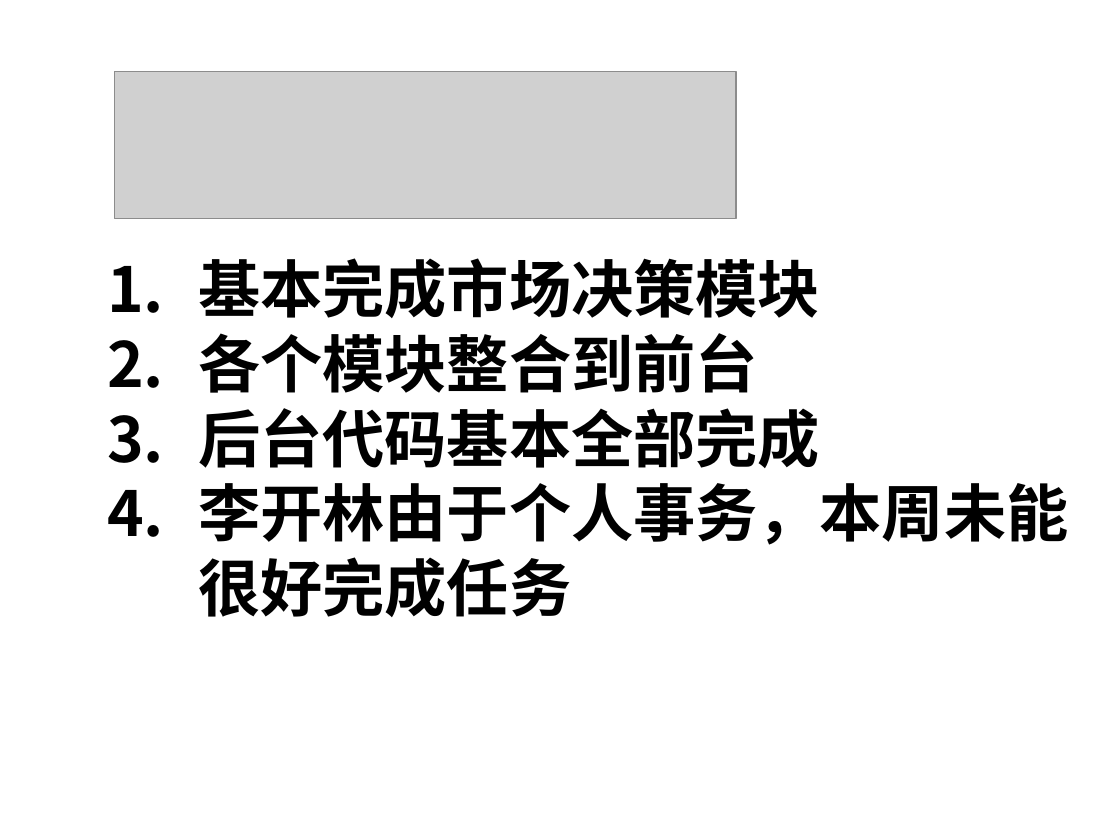
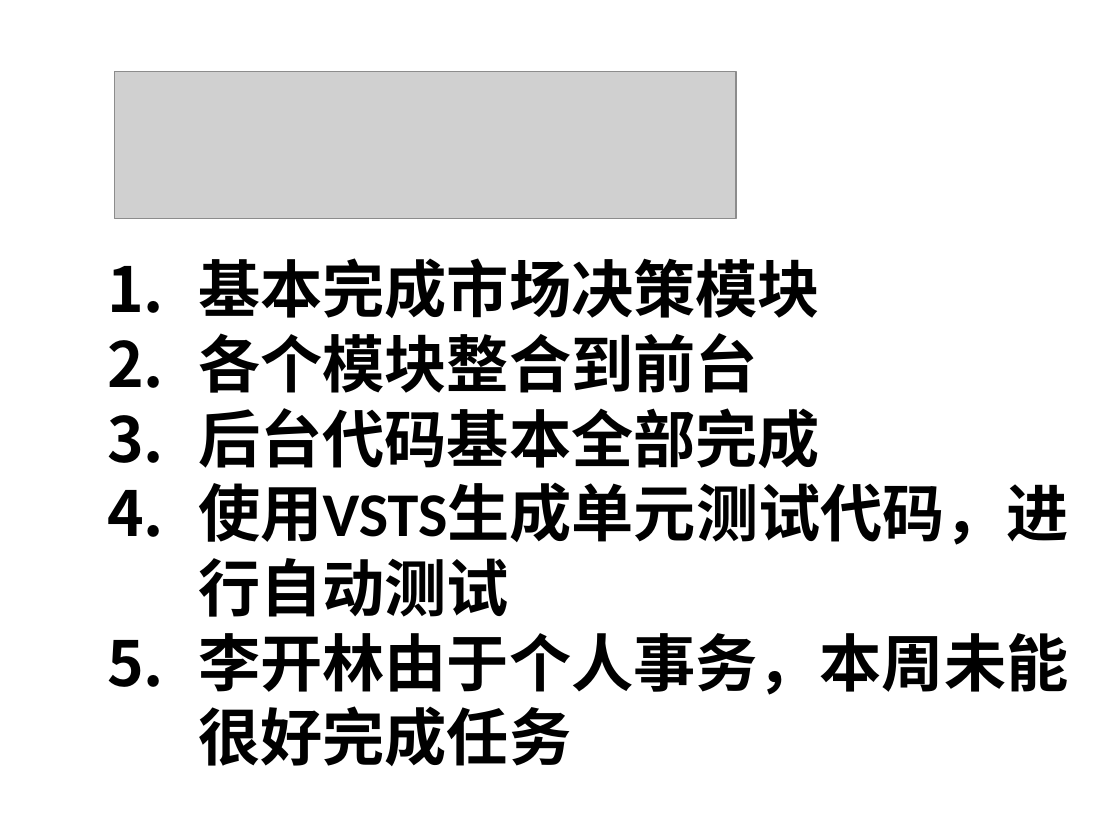
Before and after one commit to yaxing/sherry-forus, a slide deck: slide 2 of 项目相关文档/Sherry/项目监控/项目进展报告/项目报告_2009-12-24_Forus.ppt. Drawn at 1120x840 pixels with LibreOffice and Linux fonts; fonts in the diff are those of the drawing; grey boxes stand for pictures; background and template pictures are left out. Boxes give left, top, right and bottom in pixels: in the first picture for what was removed or moved away, otherwise in the second. Text is boxed around its words. In the diff, an @@ line names an element or a change of style, - is before the commit and + after.

```diff
--- a/项目相关文档/Sherry/项目监控/项目进展报告/项目报告_2009-12-24_Forus.ppt
+++ b/项目相关文档/Sherry/项目监控/项目进展报告/项目报告_2009-12-24_Forus.ppt
@@ text at <box>198,482,1069,617</box>: paragraph added @@
+4. 使用VSTS生成单元测试代码，进行自动测试
```
Also in this commit, not shown: 2 other slides changed.
